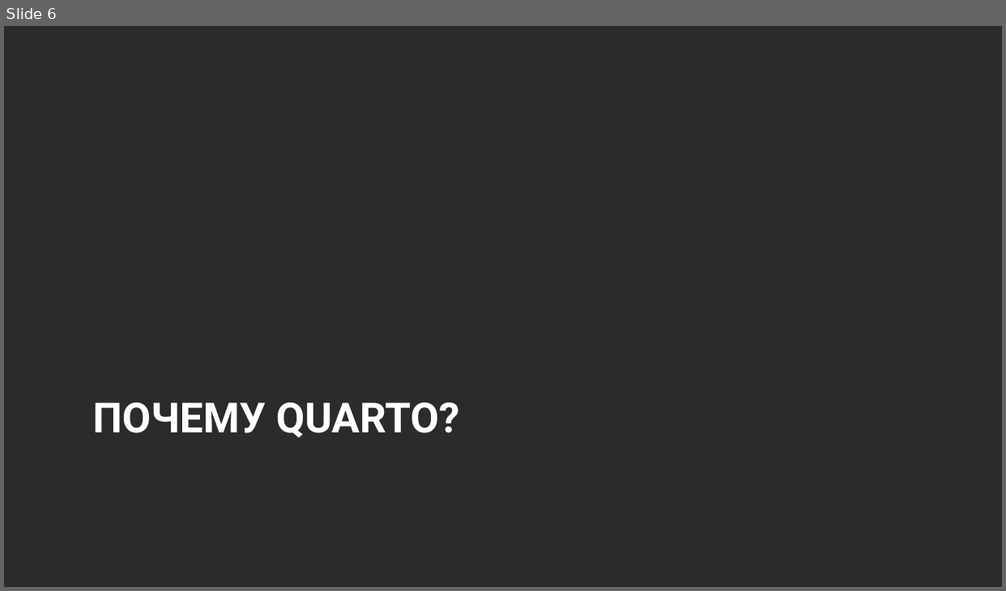
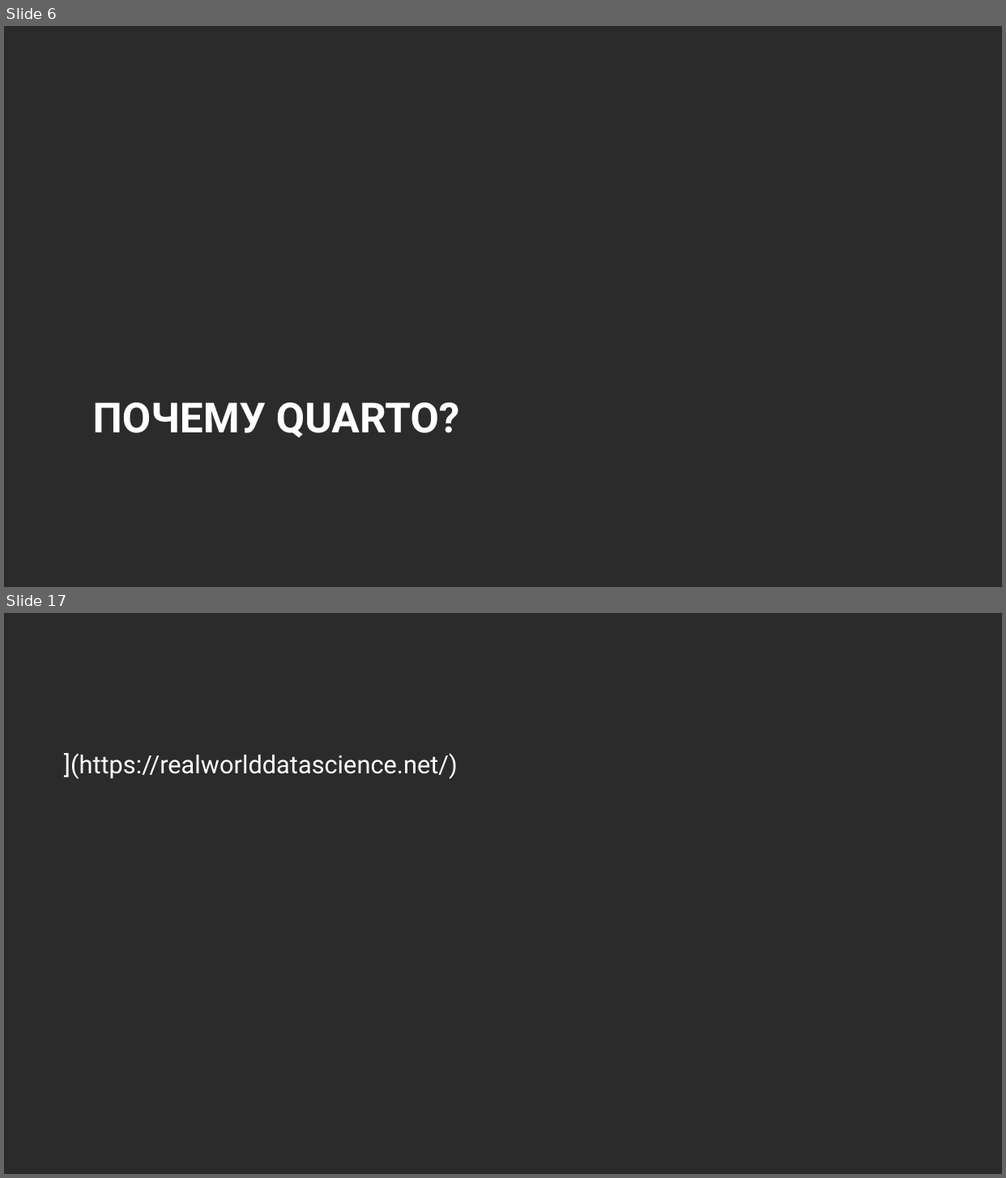
Before and after one commit to Marwolaeth/OTUS_R4DA, a slide deck: 01-Quarto/slides_draft.pptx. Shown one above the other, each under a label of ours: slide 6 before the commit, slides 6 and 17 after it; the slides between them are not shown. The pictures are 1006x591 and 1006x1178 pixels, drawn with LibreOffice and Linux fonts; fonts in the diff are those of the drawing; background and template pictures are left out; a plain dark background stands for a picture behind light text. Boxes give left, top, right and bottom in pixels: in the first picture for what was removed or moved away, otherwise in the second. Text is boxed around its words. In the diff, an @@ line names an element or a change of style, - is before the commit and + after.

```diff
--- a/01-Quarto/slides_draft.pptx
+++ b/01-Quarto/slides_draft.pptx
@@ slide 17 added at [4, 613, 1002, 1174], background picture (left out) @@
@@ text added at [64, 753, 458, 779], 18 pt, text #FFFFFF @@
+](https://realworlddatascience.net/)
```
Also in this commit, not shown: 14 slides changed, 2 other slides added, 3 slides removed, 3 other files.
